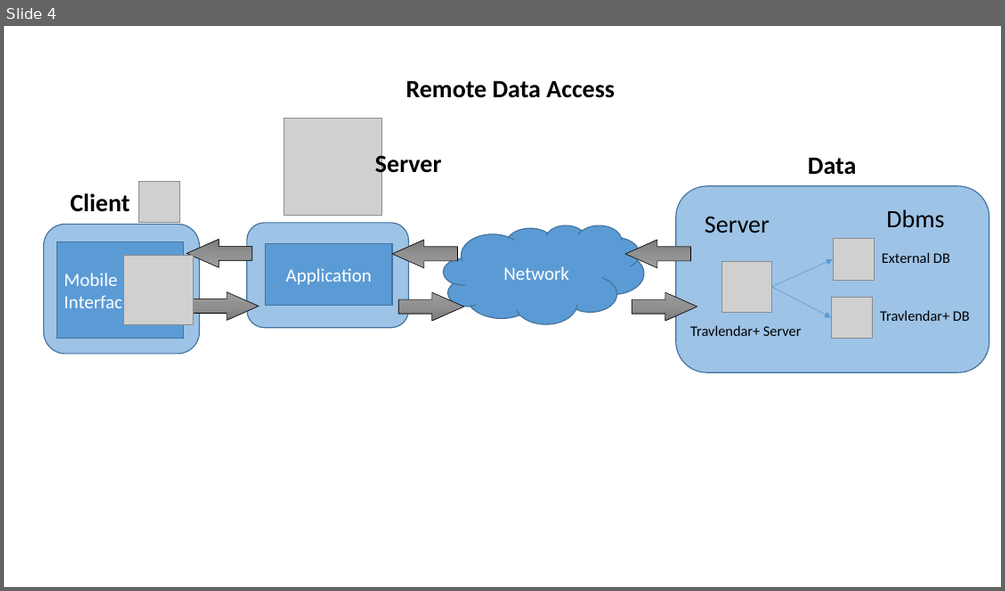
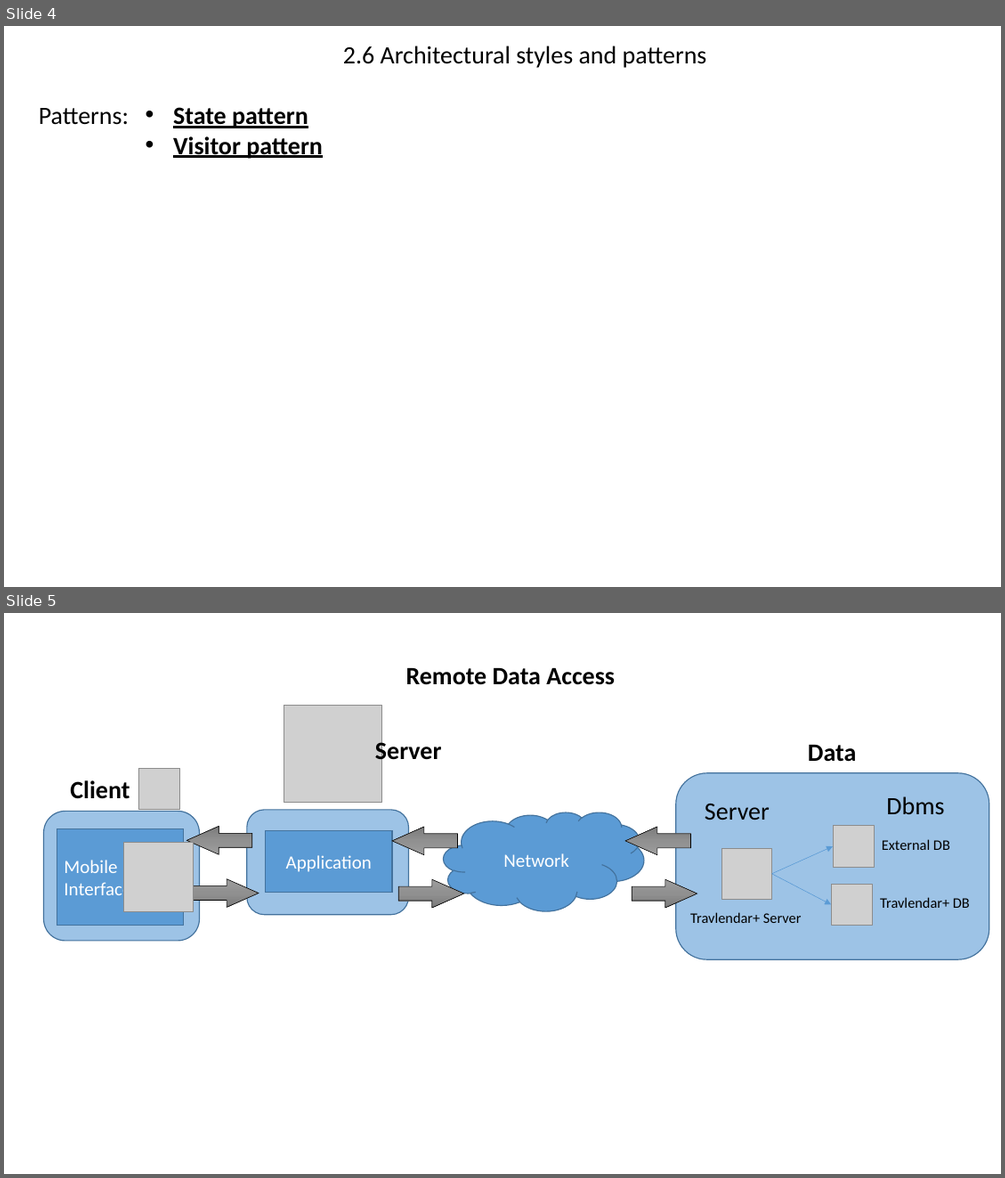
Before and after one commit to AndreaMazzeo289/RASD_DD_Travlendar, a slide deck: Design Documents/Architecture.pptx. Shown one above the other, each under a label of ours: slide 4 before the commit, slides 4 and 5 after it. The pictures are 1005x591 and 1005x1178 pixels, drawn with LibreOffice and Linux fonts; fonts in the diff are those of the drawing; grey boxes stand for pictures. Boxes give left, top, right and bottom in pixels: in the first picture for what was removed or moved away, otherwise in the second. Text is boxed around its words. In the diff, an @@ line names an element or a change of style, - is before the commit and + after.

```diff
--- a/Design Documents/Architecture.pptx
+++ b/Design Documents/Architecture.pptx
@@ slide 4 added at <box>4,26,1001,587</box>, background #FFFFFF @@
@@ text added at <box>343,46,707,68</box>, 24 pt, text #000000 @@
+2.6 Architectural styles and patterns
@@ text added at <box>39,108,129,125</box>, 24 pt, text #000000 @@
+Patterns:
@@ text added at <box>173,107,323,159</box>, 24 pt, text #000000, bold, underline @@
+• State pattern
+• Visitor pattern
@@ what was slide 4 is now slide 5 @@
```
Also in this commit, not shown: 1 other slide added, 1 slide removed.
